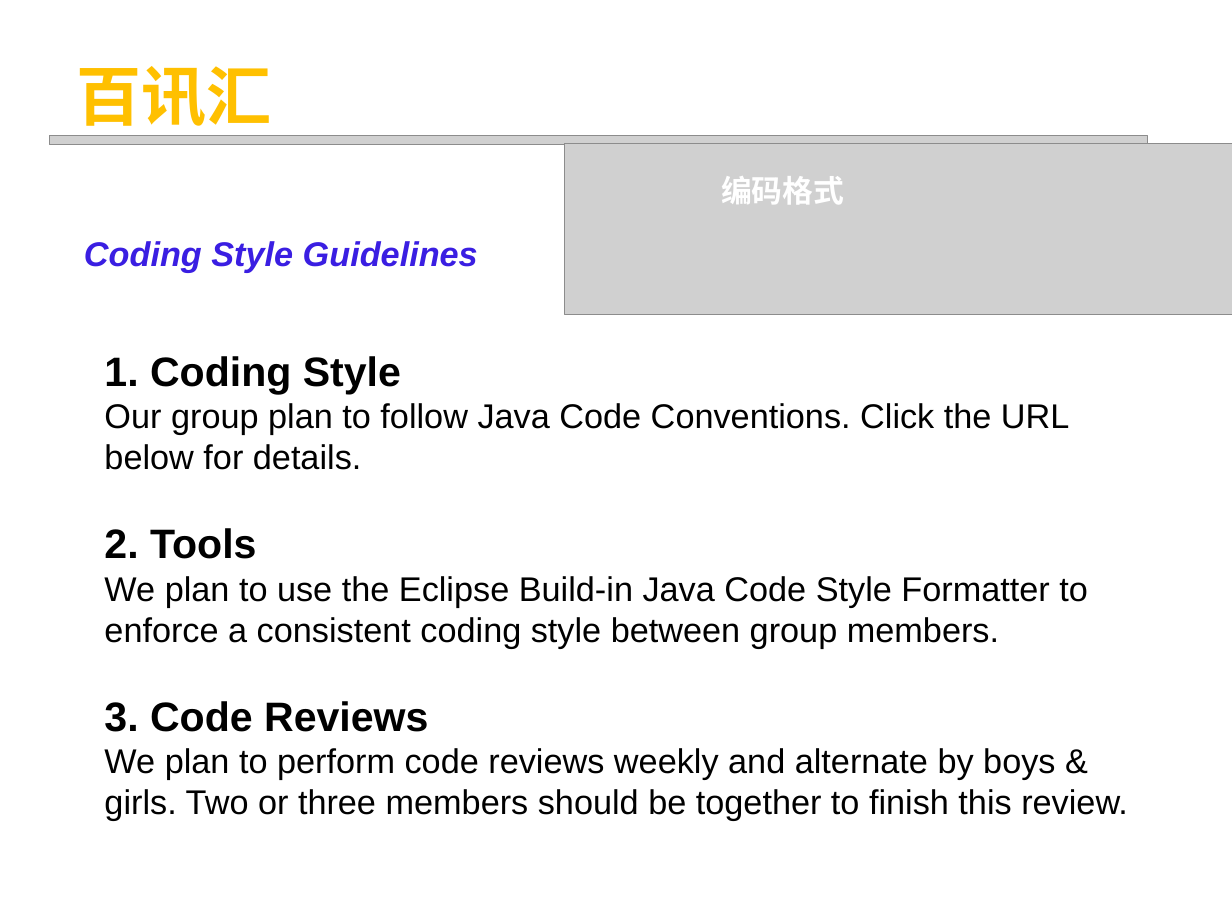
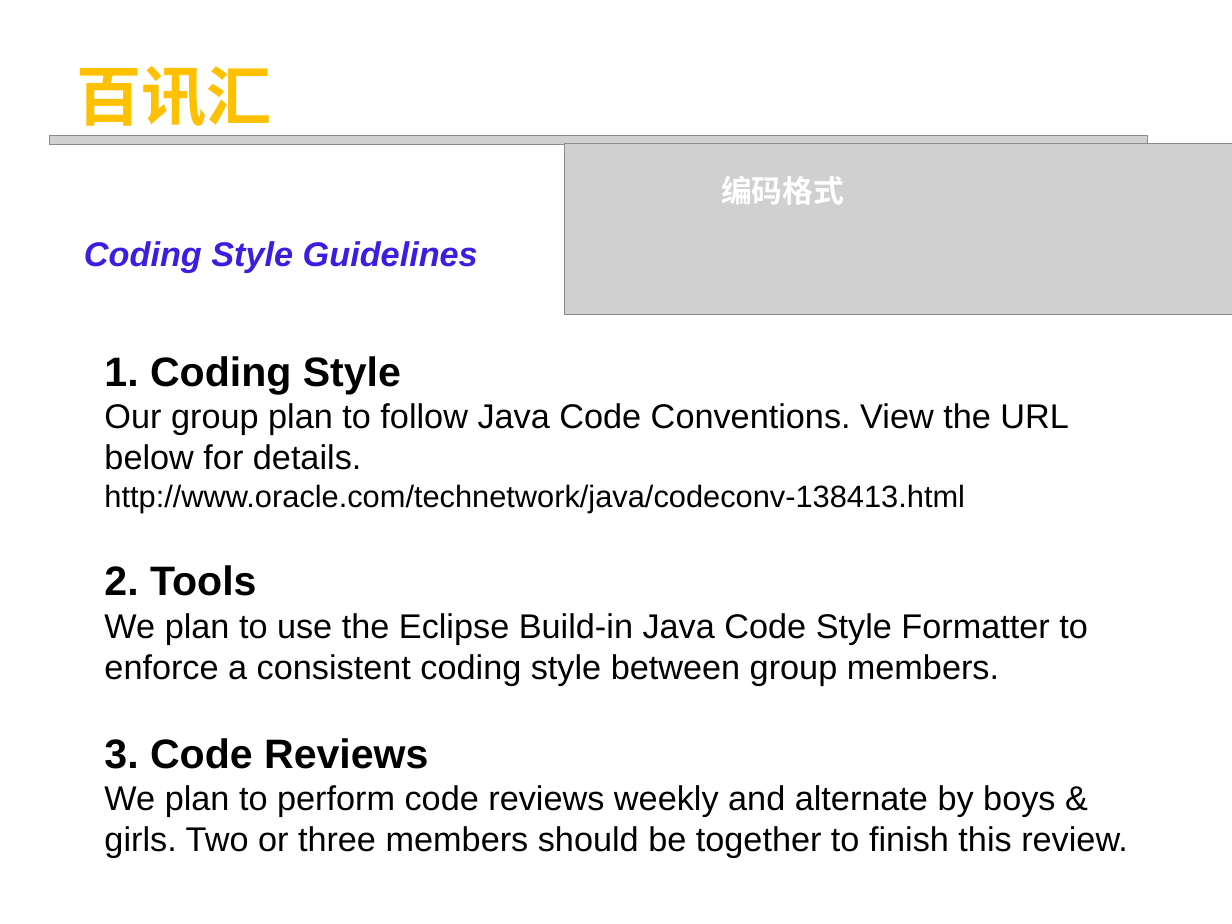
Before and after one commit to jiahao1889/COCI, a slide deck: slide 8 of ~design_docs/SDS_ppt.ppt. Drawn at 1232x924 pixels with LibreOffice and Linux fonts; fonts in the diff are those of the drawing; grey boxes stand for pictures. Boxes give left, top, right and bottom in pixels: in the first picture for what was removed or moved away, otherwise in the second. Text is boxed around its words. In the diff, an @@ line names an element or a change of style, - is before the commit and + after.

```diff
--- a/~design_docs/SDS_ppt.ppt
+++ b/~design_docs/SDS_ppt.ppt
@@ text at (x1=104, y1=403, x2=1069, y2=512): text changed @@
-Our group plan to follow Java Code Conventions. Click the URL below for details.
+Our group plan to follow Java Code Conventions. View the URL below for details.
+http://www.oracle.com/technetwork/java/codeconv-138413.html
```
Also in this commit, not shown: 1 other file.
